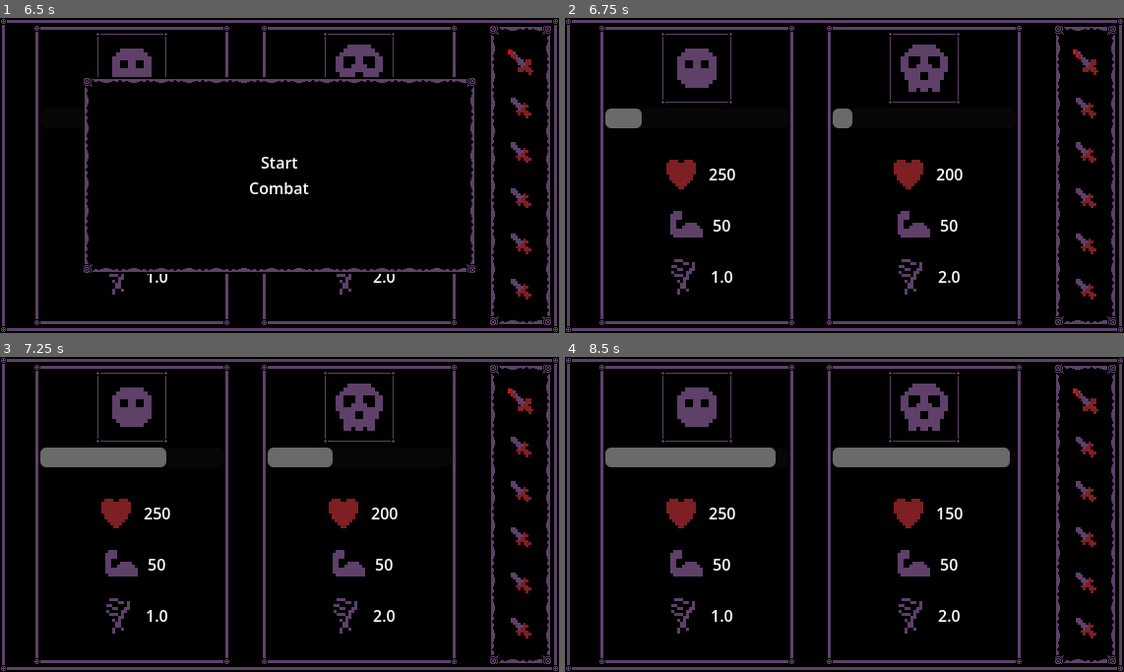
Above: before the commit, frames 1-4 (two rows, left to right).
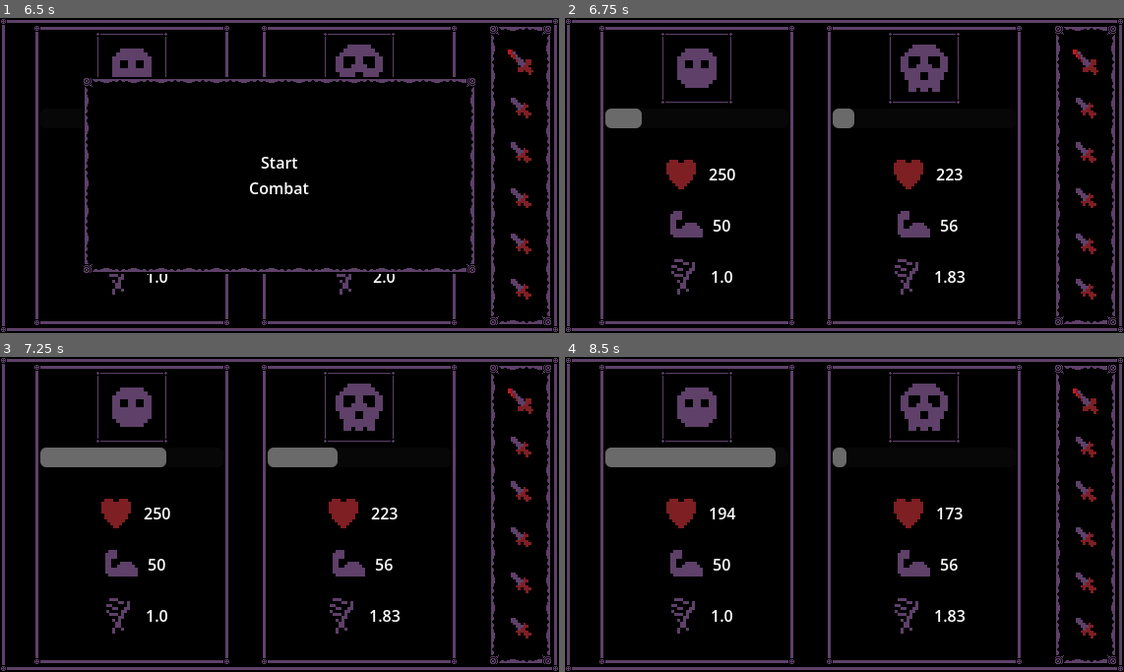
Above: after the commit, the same moments.

Repository: where-fore/blood-moon
Game: Godot game, scene res://loose/main.tscn
Same seed, same stepped clock (60 frames per second), same inputs: the game is played once before the commit and once after it.
Inputs (mouse positions are in pixels of both pictures, inside the frame that each line leads up to):
- Up to frame 1 (6.5 s): click "Start Combat" at 0.5 s; click (357, 162) at 5.02 s; click (357, 162) at 5.77 s
- Up to frame 2 (6.75 s): click "Start Combat" at 6.5 s
- Up to frame 3 (7.25 s): no input
- Up to frame 4 (8.5 s): no input

Frame 1 is identical in both runs. In frame 2, 0.5% of the frame differs, in the area x 50-72%, y 28-88%; in frame 3, 0.5%; in frame 4, 2.4%, in the area x 25-80%, y 28-88%.

Commit message:
enemies get randomly stronger

Diff:
--- a/project/combat_manager.gd
+++ b/project/combat_manager.gd
@@ -10,6 +10,8 @@
 	BasicEvents.start_combat.connect(start_combat)
 	BasicEvents.combatant_died.connect(end_combat)
 	BasicEvents.player_lost.connect(restart_game)
+	@warning_ignore("untyped_declaration")
+	BasicEvents.reward_chosen.connect(func(_reward:Reward): strengthen_enemies())
 
 	player_combatant.is_the_player = true
 
@@ -30,6 +32,11 @@
 	for combatant:Combatant in combatants:
 		combatant.reset_stats_to_starting_base()
 
+func strengthen_enemies() -> void:
+	for combatant:Combatant in combatants:
+		if not combatant.is_the_player:
+			combatant.upgrade_over_time()
+
 func end_of_combat_cleanup() -> void:
 	for combatant:Combatant in combatants:
 		combatant.active_in_combat = false
--- a/project/temp tests/combatant.gd
+++ b/project/temp tests/combatant.gd
@@ -70,6 +70,11 @@
 		Stats.stats.attack_speed_multiplier: current_attack_speed_multiplier += reward.value
 	UiEvents.combatant_ui_update.emit(self)
 
+func upgrade_over_time() -> void:
+	current_max_health += randi_range(10,30)
+	current_attack += randi_range(5,15)
+	current_attack_speed_multiplier += randi_range(0,10)
+
 func reset_stats_to_starting_base() -> void:
 	current_max_health = starting_max_health
 	current_attack = starting_attack
Not shown, changed: obsidian notes/blood moon notes/polish to do.md
